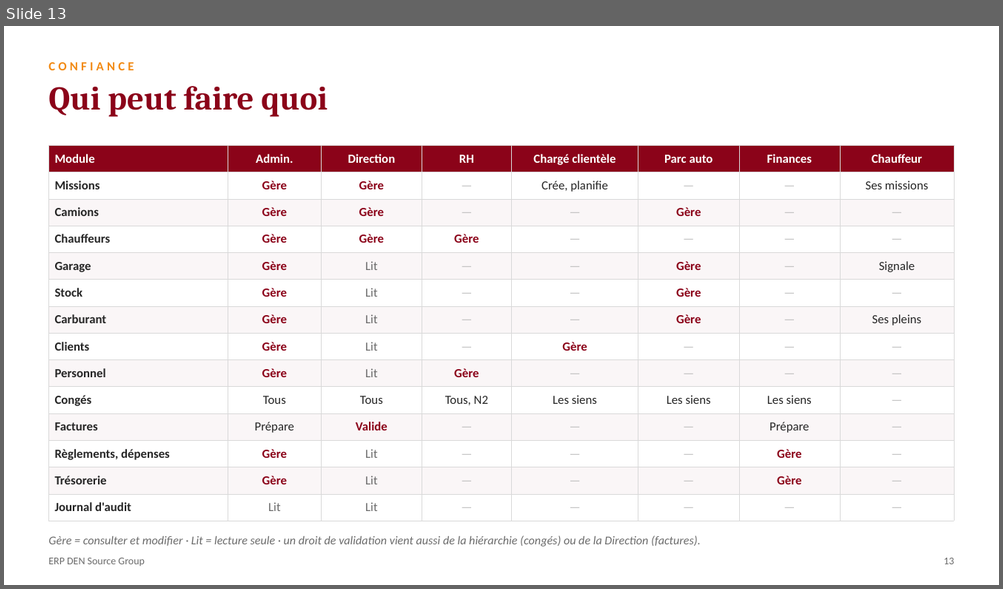
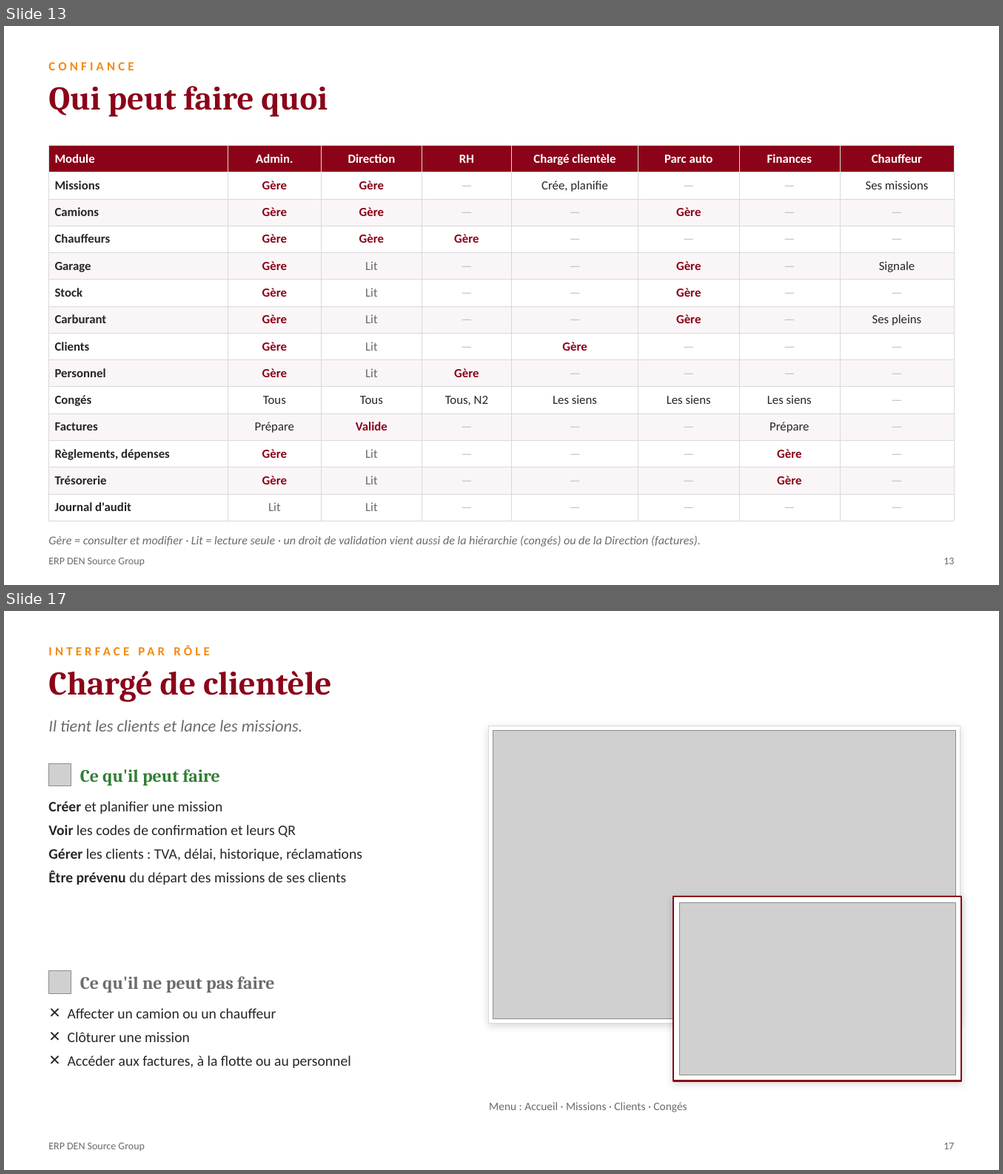
Before and after one commit to AFAQSUCA/erp-densource, a slide deck: Presentation-ERP-DEN-Source.pptx. Shown one above the other, each under a label of ours: slide 13 before the commit, slides 13 and 17 after it; the slides between them are not shown. The pictures are 1003x589 and 1003x1174 pixels, drawn with LibreOffice and Linux fonts; fonts in the diff are those of the drawing; grey boxes stand for pictures. Boxes give left, top, right and bottom in pixels: in the first picture for what was removed or moved away, otherwise in the second. Text is boxed around its words. In the diff, an @@ line names an element or a change of style, - is before the commit and + after.

```diff
--- a/Presentation-ERP-DEN-Source.pptx
+++ b/Presentation-ERP-DEN-Source.pptx
@@ slide 17 added at [4,611,999,1170], background #FFFFFF @@
@@ text added at [48,639,720,662], 12 pt, text #F28A14, bold @@
+INTERFACE PAR RÔLE
@@ text added at [48,671,332,702], 32 pt, text #8B0319, bold @@
+Chargé de clientèle
@@ text added at [48,720,303,732], 16 pt, text #6B6B6B, italic @@
+Il tient les clients et lance les missions.
@@ rectangle added at [488,726,960,1025], fill #FFFFFF, outline #D9D9D9 0.75 pt @@
@@ picture added at [492,730,956,1020] @@
@@ picture added at [48,764,71,786] @@
@@ text added at [80,769,220,786], 17 pt, text #2E7D32, bold @@
+Ce qu'il peut faire
@@ text added at [48,801,362,885], 14 pt, text #262626 @@
+✓ Créer et planifier une mission
+✓ Voir les codes de confirmation et leurs QR
+✓ Gérer les clients : TVA, délai, historique, réclamations
+✓ Être prévenu du départ des missions de ses clients
@@ rectangle added at [673,897,962,1081], fill #FFFFFF, outline #8B0319 1.5 pt @@
@@ picture added at [679,903,956,1075] @@
@@ picture added at [48,971,71,994] @@
@@ text added at [80,977,275,993], 17 pt, text #6B6B6B, bold @@
+Ce qu'il ne peut pas faire
@@ text added at [68,1008,350,1068], 14 pt, text #262626 @@
+✕ Affecter un camion ou un chauffeur
+✕ Clôturer une mission
+✕ Accéder aux factures, à la flotte ou au personnel
@@ text added at [489,1102,686,1113], 11 pt, text #6B6B6B @@
+Menu : Accueil · Missions · Clients · Congés
@@ text added at [48,1143,144,1151], 10 pt, text #6B6B6B @@
+ERP DEN Source Group
@@ text added at [943,1143,953,1150], 10 pt, text #6B6B6B @@
+17
```
Also in this commit, not shown: 3 slides changed, 6 other slides added, 1 other file.
